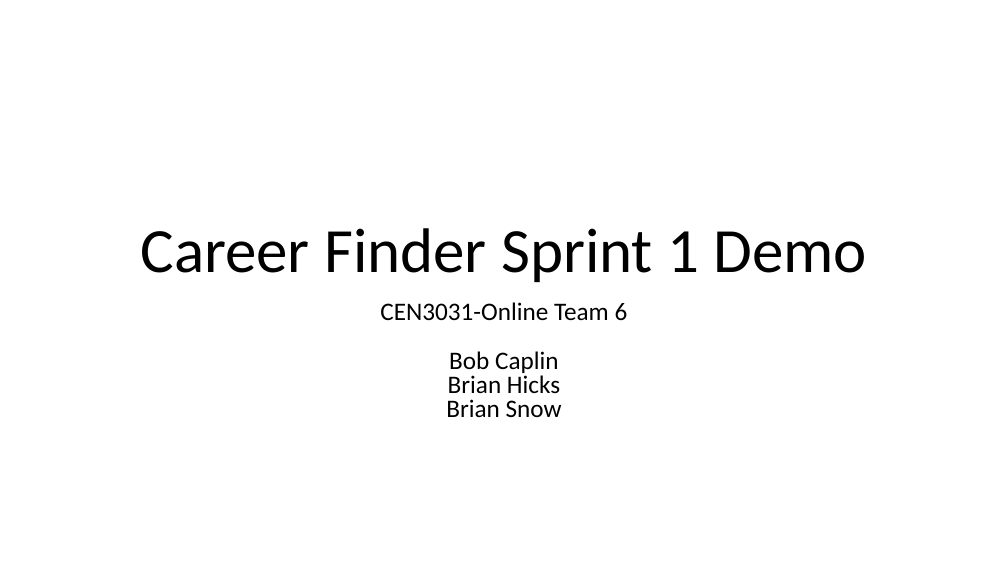
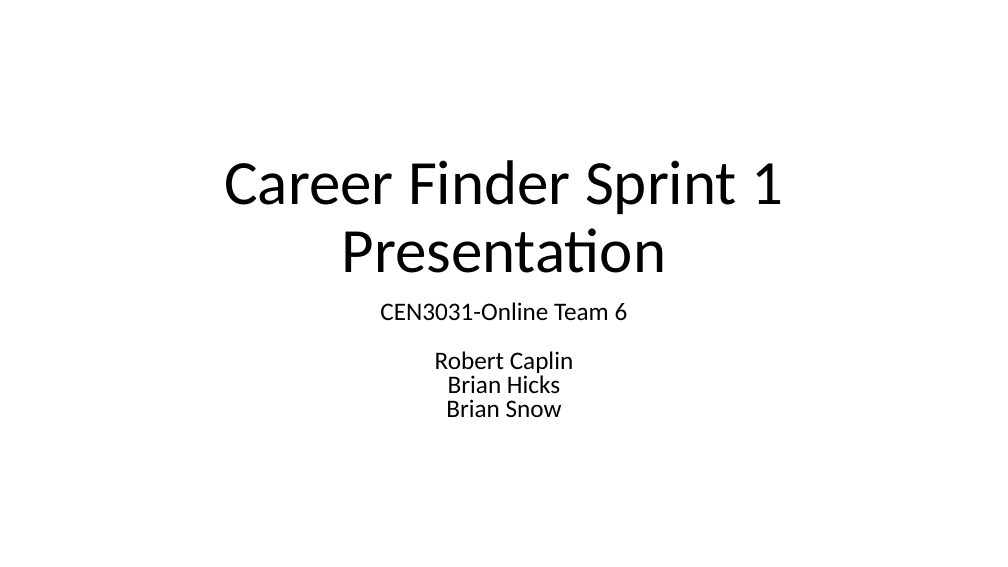
Before and after one commit to audiblePi/career-finder, a slide deck: slide 1 of docs/sprint1Presentation.pptx. Drawn at 1008x567 pixels with LibreOffice and Linux fonts; fonts in the diff are those of the drawing. Boxes give left, top, right and bottom in pixels: in the first picture for what was removed or moved away, otherwise in the second. Text is boxed around its words. In the diff, an @@ line names an element or a change of style, - is before the commit and + after.

```diff
--- a/docs/sprint1Presentation.pptx
+++ b/docs/sprint1Presentation.pptx
@@ title at <box>224,160,783,273</box>: text changed @@
-Career Finder Sprint 1 Demo
+Career Finder Sprint 1 Presentation
@@ subtitle at <box>380,302,628,417</box>: text changed @@
-CEN3031-Online Team 6
-Bob Caplin
-Brian Hicks
-Brian Snow
+CEN3031-Online Team 6
+Robert Caplin
+Brian Hicks
+Brian Snow
```
Also in this commit, not shown: 3 other slides changed, 7 slides added.
